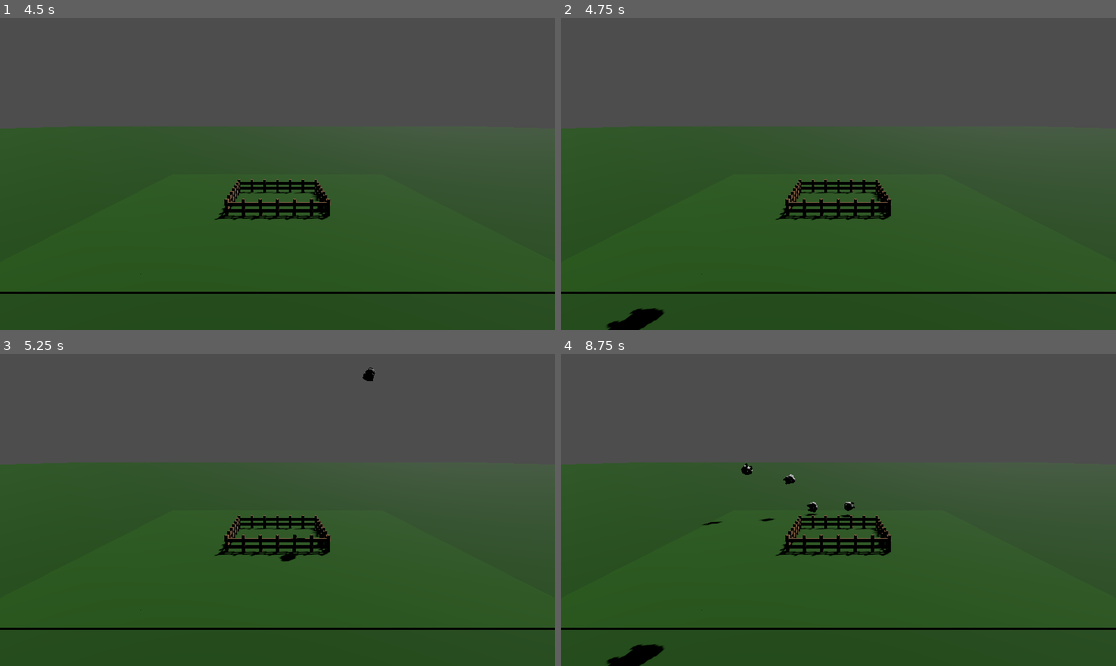
Above: before the commit, frames 1-4 (two rows, left to right).
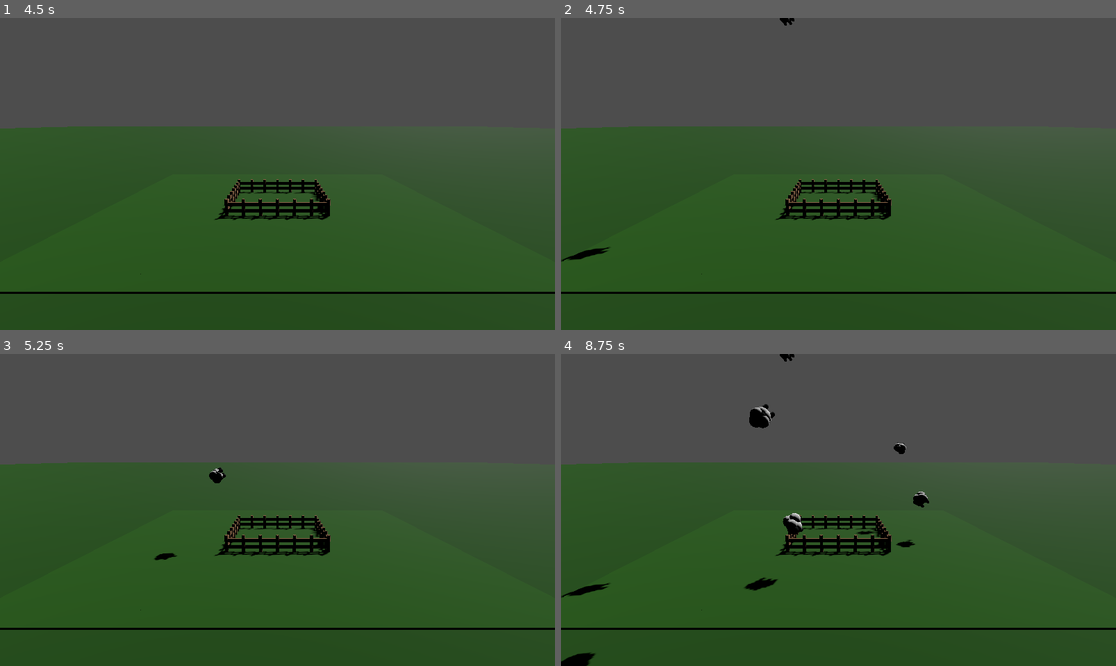
Above: after the commit, the same moments.

Repository: NoLivesRemaining/Sheep-Sling
Game: Godot game, scene res://Scenes/game.tscn
Same seed, same stepped clock (60 frames per second), same inputs: the game is played once before the commit and once after it.
Inputs (mouse positions are in pixels of both pictures, inside the frame that each line leads up to):
- Up to frame 1 (4.5 s): tap Enter at 0.5, 2, 3.5 s; move the mouse to (399, 158) at 0.52 s; click (399, 158) at 0.67 s; tap Space at 1.25, 2.75, 4.25 s; move the mouse to (166, 189) at 1.27 s; click (166, 189) at 1.42 s; move the mouse to (333, 105) at 2.02 s; click (333, 105) at 2.17 s; move the mouse to (249, 236) at 2.77 s; click (249, 236) at 2.92 s; move the mouse to (444, 220) at 3.52 s; click (444, 220) at 3.67 s; move the mouse to (111, 127) at 4.27 s; click (111, 127) at 4.42 s
- Up to frame 2 (4.75 s): no input
- Up to frame 3 (5.25 s): move the mouse to (305, 510) at 5.02 s; click (305, 510) at 5.17 s
- Up to frame 4 (8.75 s): move the mouse to (755, 432) at 5.77 s; click (755, 432) at 5.92 s; move the mouse to (960, 494) at 6.52 s; click (960, 494) at 6.67 s; move the mouse to (727, 525) at 7.27 s; click (727, 525) at 7.42 s; move the mouse to (894, 441) at 8.02 s; click (894, 441) at 8.17 s

Frame 1 is identical in both runs. In frame 2, 0.6% of the frame differs, in the area x 0-43%, y 0-100%; in frame 3, 0.3%; in frame 4, 1.8%, in the area x 0-67%, y 0-100%.

Commit message:
Bug fixes & physics updates

Diff:
--- a/Bouncy World/Scenes/game.tscn
+++ b/Bouncy World/Scenes/game.tscn
@@ -14,9 +14,7 @@
 
 [sub_resource type="PhysicsMaterial" id="PhysicsMaterial_npdvm"]
 friction = 0.1
-
-[sub_resource type="PrismMesh" id="PrismMesh_vbbhr"]
-size = Vector3(6, 2, 4)
+bounce = 0.8
 
 [sub_resource type="Animation" id="Animation_pqgy6"]
 length = 0.001
@@ -35,7 +33,7 @@
 
 [sub_resource type="Animation" id="Animation_dav4g"]
 resource_name = "Rotation"
-length = 4.0
+length = 2.0
 loop_mode = 1
 tracks/0/type = "value"
 tracks/0/imported = false
@@ -55,6 +53,9 @@
 "RESET": SubResource("Animation_pqgy6"),
 "Rotation": SubResource("Animation_dav4g")
 }
+
+[sub_resource type="BoxShape3D" id="BoxShape3D_kw6y6"]
+size = Vector3(2, 2, 2)
 
 [sub_resource type="StandardMaterial3D" id="StandardMaterial3D_pmbmt"]
 albedo_color = Color(0.105088, 0.317263, 0, 1)
@@ -556,17 +557,10 @@
 shape = SubResource("WorldBoundaryShape3D_q8y1m")
 
 [node name="Spinning Block" type="AnimatableBody3D" parent="."]
-transform = Transform3D(1, 0, 0, 0, 1, 0, 0, 0, 1, 0.1, 25, 0)
+transform = Transform3D(1, 0, 0, 0, 1, 0, 0, 0, 1, 0, 25, 0)
 collision_mask = 3
 input_ray_pickable = false
 physics_material_override = SubResource("PhysicsMaterial_npdvm")
-
-[node name="MeshInstance3D" type="MeshInstance3D" parent="Spinning Block"]
-mesh = SubResource("PrismMesh_vbbhr")
-
-[node name="CollisionPolygon3D" type="CollisionPolygon3D" parent="Spinning Block"]
-depth = 4.0
-polygon = PackedVector2Array(0, 1, -3, -1, 3, -1)
 
 [node name="AnimationPlayer" type="AnimationPlayer" parent="Spinning Block"]
 libraries = {
@@ -574,6 +568,10 @@
 }
 autoplay = "Rotation"
 
+[node name="CollisionShape3D" type="CollisionShape3D" parent="Spinning Block"]
+transform = Transform3D(0.853553, -0.146447, 0.5, 0.5, 0.5, -0.707107, -0.146447, 0.853553, 0.5, 0, 0, 0)
+shape = SubResource("BoxShape3D_kw6y6")
+
 [node name="Winbox" parent="." instance=ExtResource("4_nc5d2")]
 transform = Transform3D(1, 0, 0, 0, 1, 0, 0, 0, 1, 0, 1, 0)
 
--- a/Bouncy World/Scenes/winbox.tscn
+++ b/Bouncy World/Scenes/winbox.tscn
@@ -20,6 +20,7 @@
 
 [node name="WinArea" type="Area3D" parent="."]
 collision_mask = 2
+input_ray_pickable = false
 
 [node name="CollisionShape3D" type="CollisionShape3D" parent="WinArea"]
 shape = SubResource("BoxShape3D_um7wy")
@@ -218,6 +219,7 @@
 [node name="Colliders" type="Node3D" parent="."]
 
 [node name="StaticBody3D" type="StaticBody3D" parent="Colliders"]
+input_ray_pickable = false
 
 [node name="CollisionShape3D" type="CollisionShape3D" parent="Colliders/StaticBody3D"]
 transform = Transform3D(1, 0, 0, 0, 1, 0, 0, 0, 1, 3, 0, 0)
